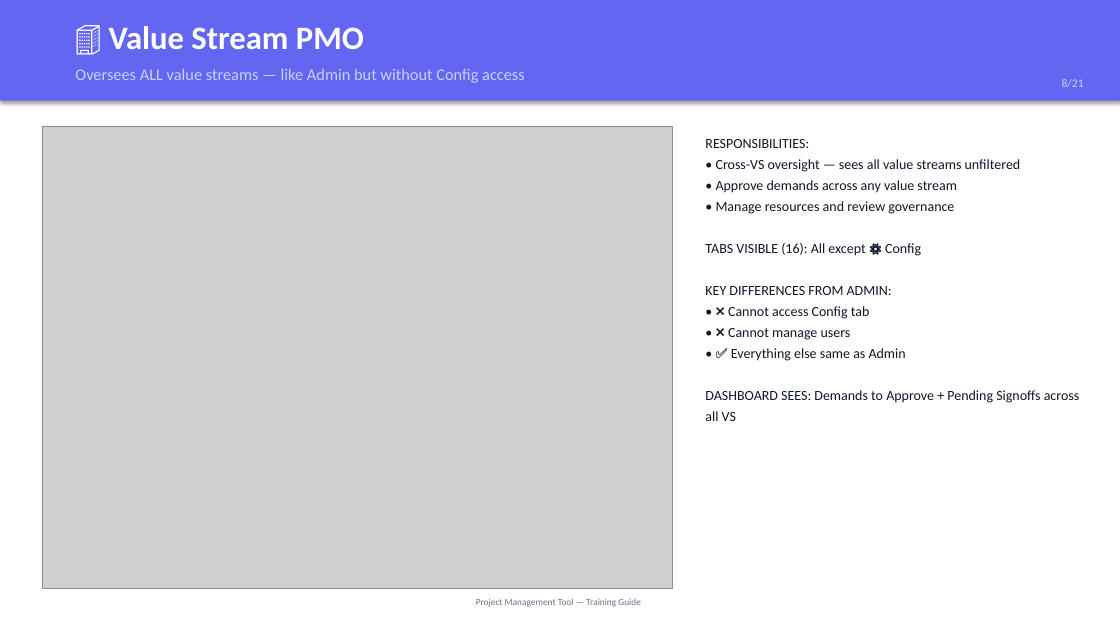
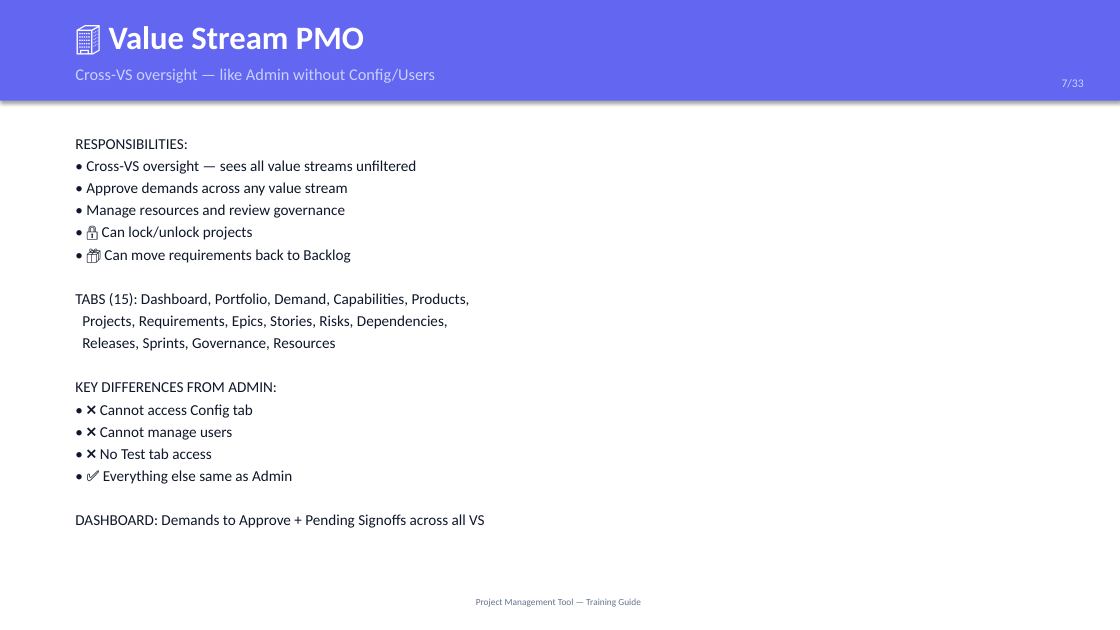
Before and after one commit to lusheng1123/project-management-tool-codeapp, a slide deck: slide 7 of Training-PM-Tool.pptx (slide 8 before the commit). Drawn at 1120x630 pixels with LibreOffice and Linux fonts; fonts in the diff are those of the drawing; grey boxes stand for pictures. Boxes give left, top, right and bottom in pixels: in the first picture for what was removed or moved away, otherwise in the second. Text is boxed around its words. In the diff, an @@ line names an element or a change of style, - is before the commit and + after.

Commit message:
feat: regenerate training PPT (33 slides)
Comprehensive training deck covering:
- Role matrix (8 roles × 18 tabs)
- 8 role deep-dives (permissions, restrictions)
- 17 page/functionality walkthroughs
- Project lock & requirement unlink feature
- Getting started quick reference
- All text-based (no screenshots)

```diff
--- a/Training-PM-Tool.pptx
+++ b/Training-PM-Tool.pptx
@@ text at (75, 69, 435, 83): text changed @@
-Oversees ALL value streams — like Admin but without Config access
+Cross-VS oversight — like Admin without Config/Users
@@ text at (1062, 79, 1084, 87): text changed @@
-8/21
+7/33
@@ picture removed at (42, 126, 672, 588) @@
@@ text at (75, 139, 484, 528): text changed; size 12 to 13 pt @@
-RESPONSIBILITIES:
-• Cross-VS oversight — sees all value streams unfiltered
-• Approve demands across any value stream
-• Manage resources and review governance
-TABS VISIBLE (16): All except ⚙️ Config
-KEY DIFFERENCES FROM ADMIN:
-• ❌ Cannot access Config tab
-• ❌ Cannot manage users
-• ✅ Everything else same as Admin
-DASHBOARD SEES: Demands to Approve + Pending Signoffs across all VS
+RESPONSIBILITIES:
+• Cross-VS oversight — sees all value streams unfiltered
+• Approve demands across any value stream
+• Manage resources and review governance
+• 🔒 Can lock/unlock projects
+• 📦 Can move requirements back to Backlog
+TABS (15): Dashboard, Portfolio, Demand, Capabilities, Products,
+Projects, Requirements, Epics, Stories, Risks, Dependencies,
+Releases, Sprints, Governance, Resources
+KEY DIFFERENCES FROM ADMIN:
+• ❌ Cannot access Config tab
+• ❌ Cannot manage users
+• ❌ No Test tab access
+• ✅ Everything else same as Admin
+DASHBOARD: Demands to Approve + Pending Signoffs across all VS
```
Also in this commit, not shown: 19 other slides changed, 13 slides added, 1 slide removed, 1 other file.
